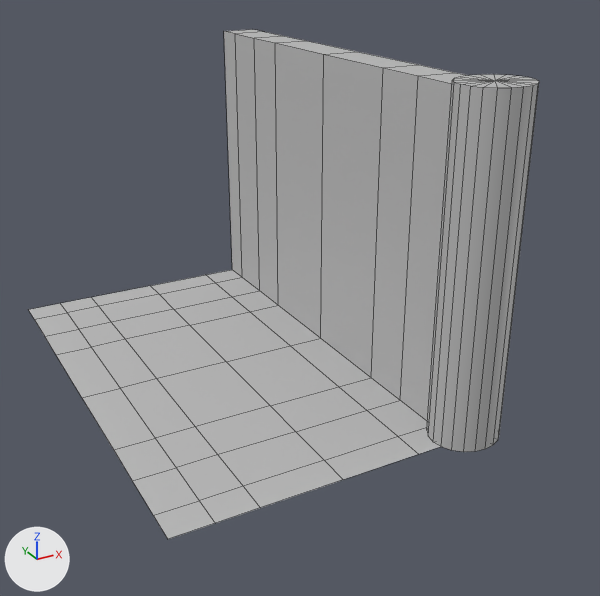
The FBX model TwinStick_Unity/Assets/Content/Models/Terrain/Modulaire Structures/Basic Muren en vloeren/Muur Basic 4.fbx: old version first, new version second.
The view is the same before and after, from a camera (50 mm lens) standing at (-1.321, -1.808, 0.291) and looking at (-1.149, -1.495, 0.135). Lighting does not change. The marker at lower left points along +X, +Y and +Z. Mesh edges are drawn as thin lines. Where no turn or scale is listed for an object, it has been applied to the vertices.

In view in the first picture: 'Muur_Basic_4'.
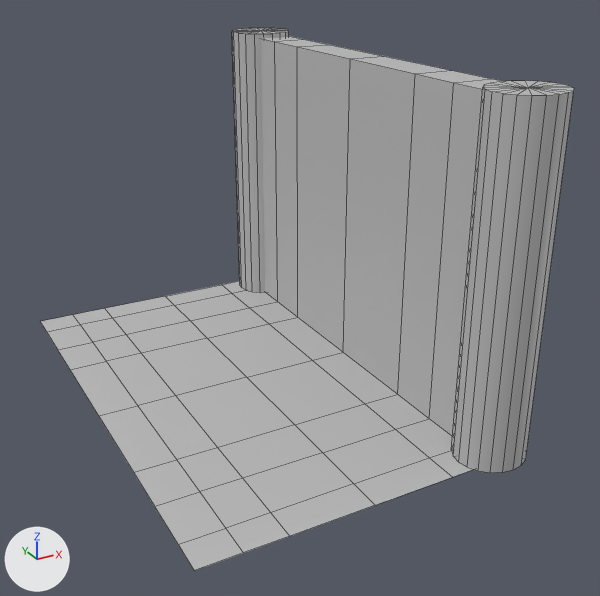
Location of each change, [x1, y1, x2, y2] in pixels of the pictures (600 x 596 px; the box of a moved part takes in the faces that stretch with it):
'Muur_Basic_4', reshaped, moved (6% taller)
    before: [29, 29, 539, 539]
    after: [40, 28, 574, 571]
part 1 of me_mesh, moved or reshaped
    before: [427, 74, 539, 452]
    after: [451, 81, 574, 473]
part 2 of me_mesh, added
    after: [232, 28, 289, 292]
part 3 of me_mesh, added
    after: [40, 36, 501, 571]
part 4 of me_mesh, deleted
    before: [29, 29, 467, 539]

Diff of the bpy script that builds the scene:
```diff
--- a/TwinStick_Unity/Assets/Content/Models/Terrain/Modulaire Structures/Basic Muren en vloeren/Muur Basic 4.fbx.py
+++ b/TwinStick_Unity/Assets/Content/Models/Terrain/Modulaire Structures/Basic Muren en vloeren/Muur Basic 4.fbx.py
@@ me_mesh @@
 # used by ob_muur_basic_4; location = (-1.2453, -1.5718, 0.0884)
-me_mesh.from_pydata(...)  # 121 vertices, 122 faces; spans x 0.0..0.156, y -0.01..0.231, z 0.0..0.153
+me_mesh.from_pydata(...)  # 159 vertices, 180 faces; spans x -0.14..0.014, y -0.242..0.002, z 0.001..0.154
+# me_mesh part 1: the loose piece of 42 vertices spanning x 0.123..0.156, y -0.01..0.02, z 0.0..0.153 is moved by (-0.142, -0.232, 0.001)
+# me_mesh part 2: a new loose piece, a 20-sided cylinder along z spanning x -0.019..0.014, y -0.029..0.002, z 0.001..0.154, in mat_lambert1 (grey #bcbcbc)
+# me_mesh part 3: a new loose piece of 75 vertices spanning x -0.14..0.01, y -0.234..-0.003, z 0.001..0.151, in mat_lambert1 (grey #bcbcbc)
+# me_mesh part 4: the loose piece of 79 vertices spanning x 0.0..0.15, y 0.0..0.231, z 0.0..0.15 is deleted
 me_mesh.materials.append(mat_lambert1)
@@ ob_muur_basic_4 @@
 ob_muur_basic_4 = bpy.data.objects.new('Muur_Basic_4', me_mesh)
-ob_muur_basic_4.location = (-1.2453, -1.5718, 0.0884)
+ob_muur_basic_4.location = (-1.1034, -1.3573, 0.0874)
```
